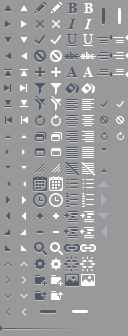
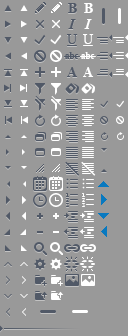
Layered file, before and after one edit (128 × 336). Changes by layer:
painted on "callout left" over [101, 226, 107, 237]
painted on "callout bottom" over [98, 213, 109, 219]
painted on "callout right" over [101, 194, 107, 205]
painted on "callout top" over [98, 181, 109, 187]
